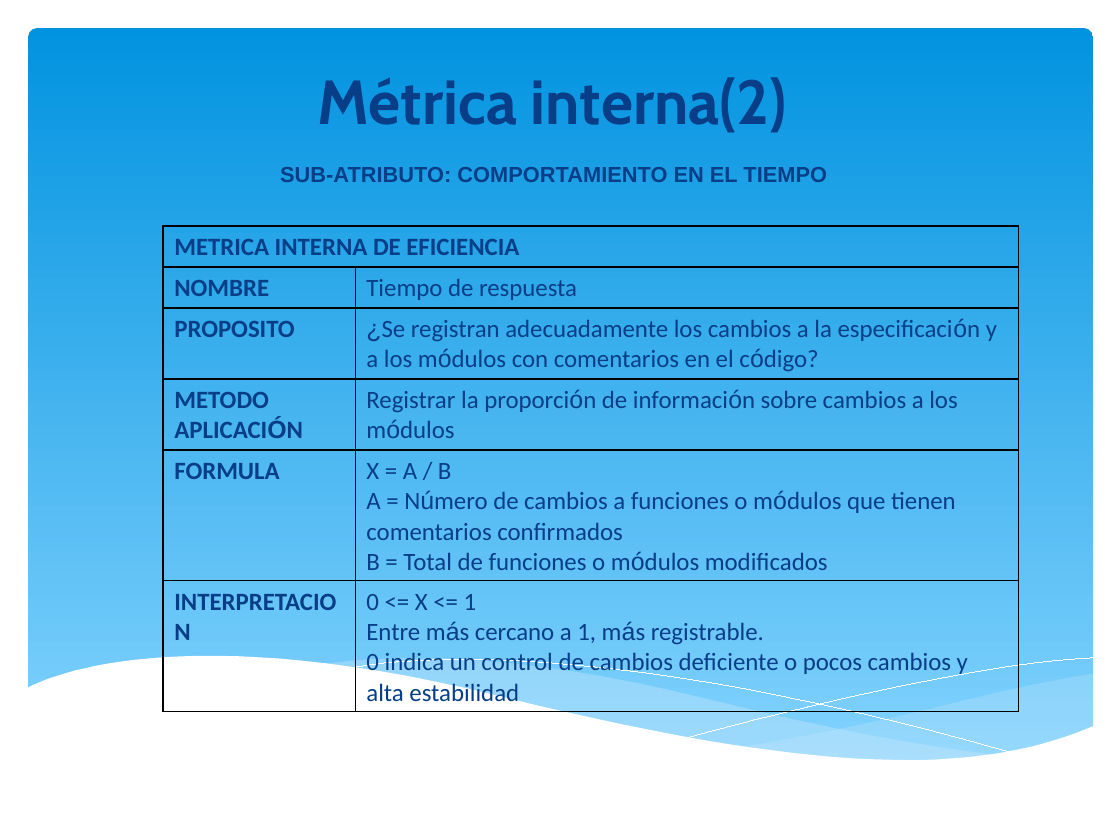
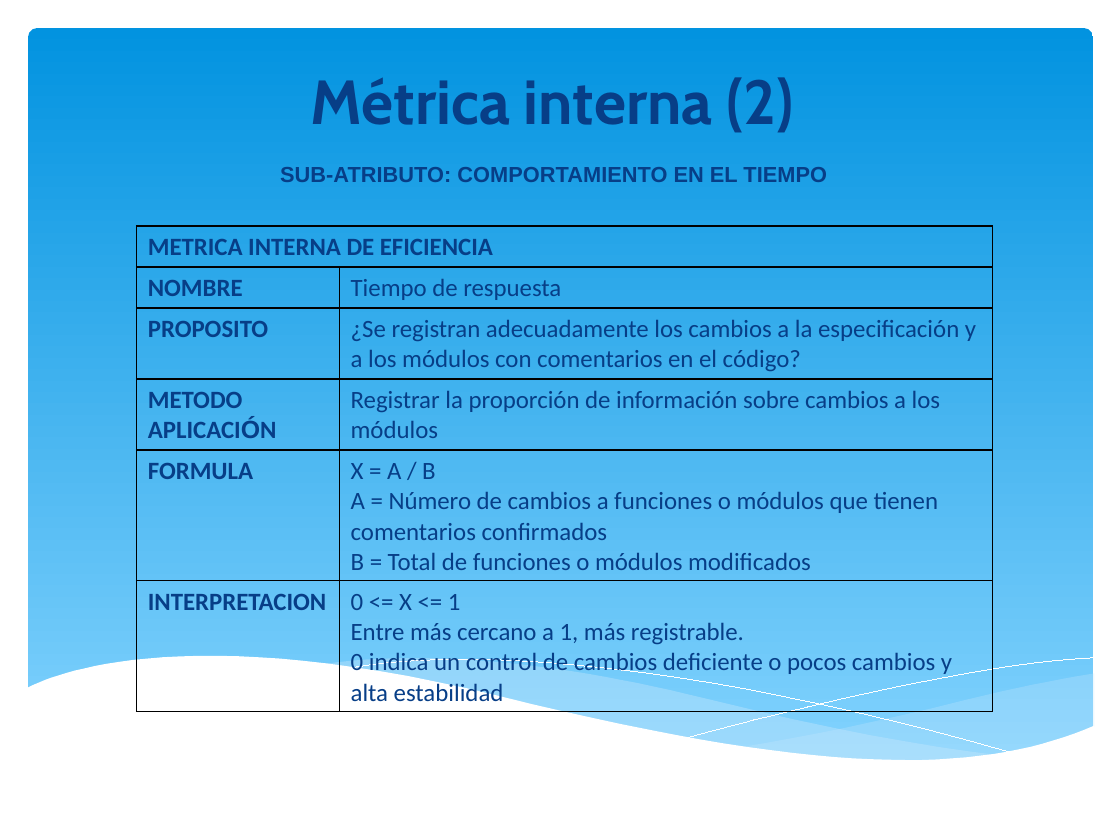
Before and after one commit to orlysemperfi/tp3-contratos-clientes, a slide deck: slide 12 of ITERACION 5/SUB ITERACION 4/PPT TP3 PRES04.pptx. Drawn at 1120x840 pixels with LibreOffice and Linux fonts; fonts in the diff are those of the drawing. Boxes give left, top, right and bottom in pixels: in the first picture for what was removed or moved away, otherwise in the second. Text is boxed around its words. In the diff, an @@ line names an element or a change of style, - is before the commit and + after.

```diff
--- a/ITERACION 5/SUB ITERACION 4/PPT TP3 PRES04.pptx
+++ b/ITERACION 5/SUB ITERACION 4/PPT TP3 PRES04.pptx
@@ title at (311,77,794,133): spaces changed @@
-Métrica interna(2)
+Métrica interna (2)
@@ table at (137,226,992,711) @@
@@ font Arial to Calibri in "¿Se especificación módulos código?", "proporción información módulos", "Número módulos módulos", "más más" @@
@@ table: place and size @@
-table at (164,226,1019,711)
+table at (137,226,992,711)
```
Also in this commit, not shown: 11 other slides changed, 1 slide added, 1 slide removed.
